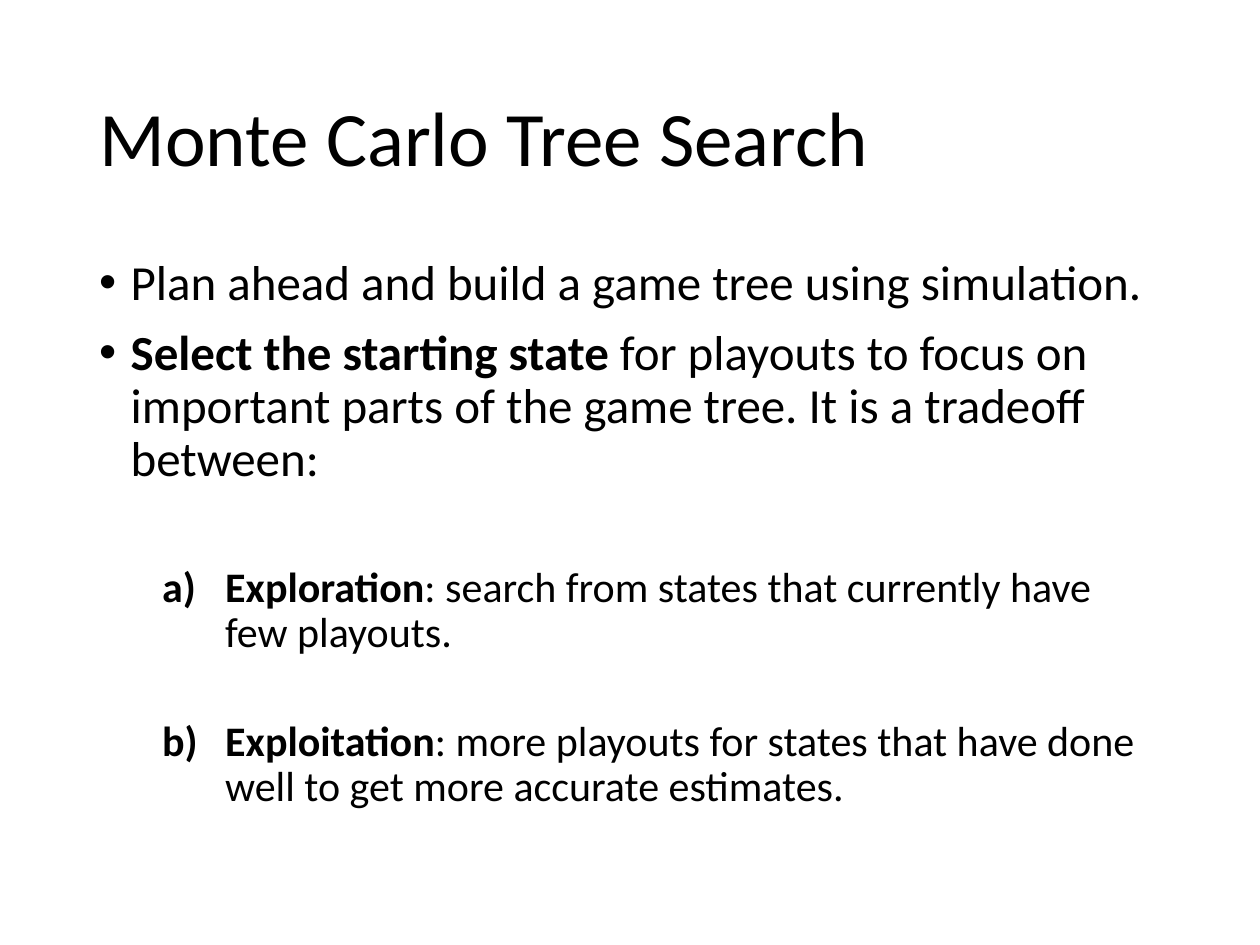
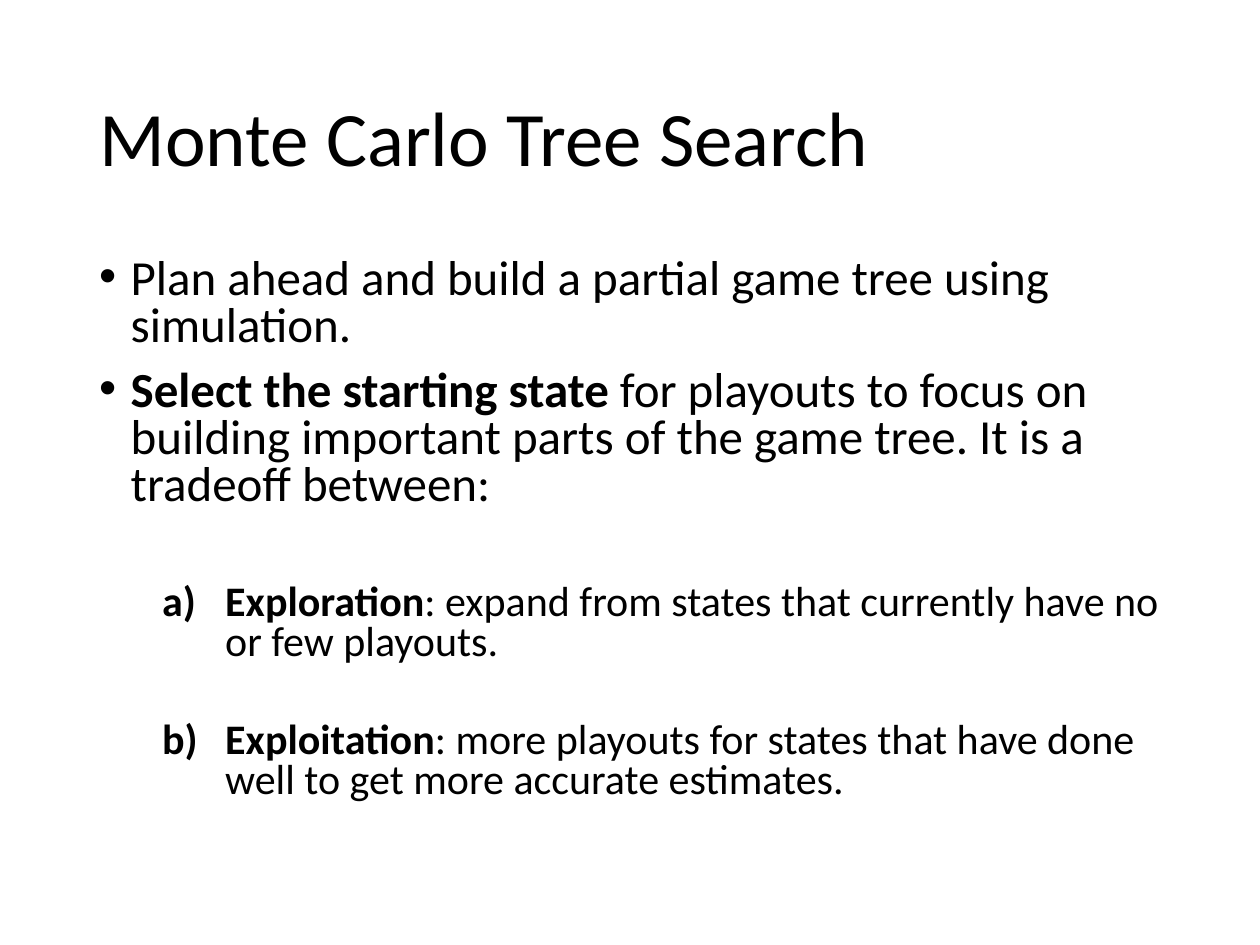
Before and after one commit to mhahsler/CS7320-AI, a slide deck: slide 33 of slides/05_games.pptx (slide 32 before the commit). Drawn at 1260x945 pixels with LibreOffice and Linux fonts; fonts in the diff are those of the drawing. Boxes give left, top, right and bottom in pixels: in the first picture for what was removed or moved away, otherwise in the second. Text is boxed around its words. In the diff, an @@ line names an element or a change of style, - is before the commit and + after.

```diff
--- a/slides/05_games.pptx
+++ b/slides/05_games.pptx
@@ text at [131, 261, 1158, 663]: text changed @@
-• Plan ahead and build a game tree using simulation.
-• Select the starting state for playouts to focus on important parts of the game tree. It is a tradeoff between:
-  a) Exploration: search from states that currently have few playouts.
+• Plan ahead and build a partial game tree using simulation.
+• Select the starting state for playouts to focus on building important parts of the game tree. It is a tradeoff between:
+  a) Exploration: expand from states that currently have no or few playouts.
@@ text at [225, 724, 1134, 802]: line spacing 0.9 to 0.8 @@
```
Also in this commit, not shown: 15 other slides changed, 2 slides added, 1 other file.
